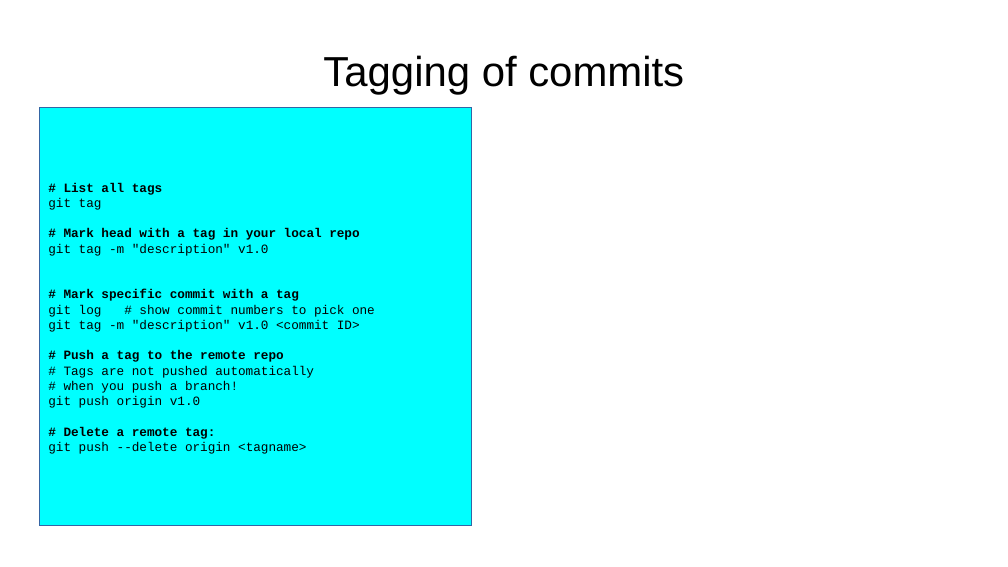
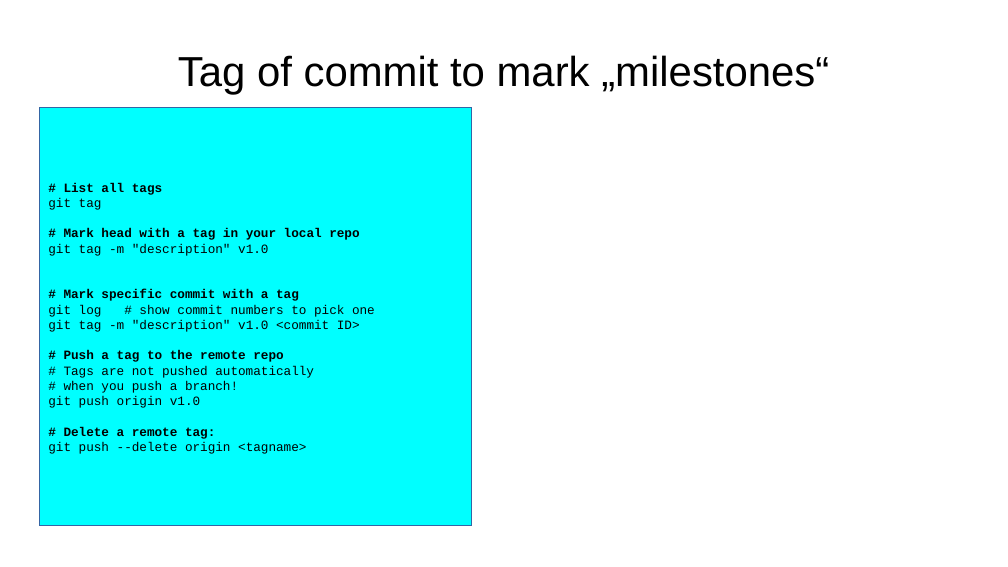
Before and after one commit to aryoda/git_essentials, a slide deck: slide 11 of Introduction to Git collaboration workflows.odp (slide 13 before the commit). Drawn at 1008x567 pixels with LibreOffice and Linux fonts; fonts in the diff are those of the drawing. Boxes give left, top, right and bottom in pixels: in the first picture for what was removed or moved away, otherwise in the second. Text is boxed around its words. In the diff, an @@ line names an element or a change of style, - is before the commit and + after.

```diff
--- a/Introduction to Git collaboration workflows.odp
+++ b/Introduction to Git collaboration workflows.odp
@@ title at [178,55,829,95]: text changed @@
-Tagging of commits
+Tag of commit to mark „milestones“
```
Also in this commit, not shown: 2 other slides changed, 1 slide added.
